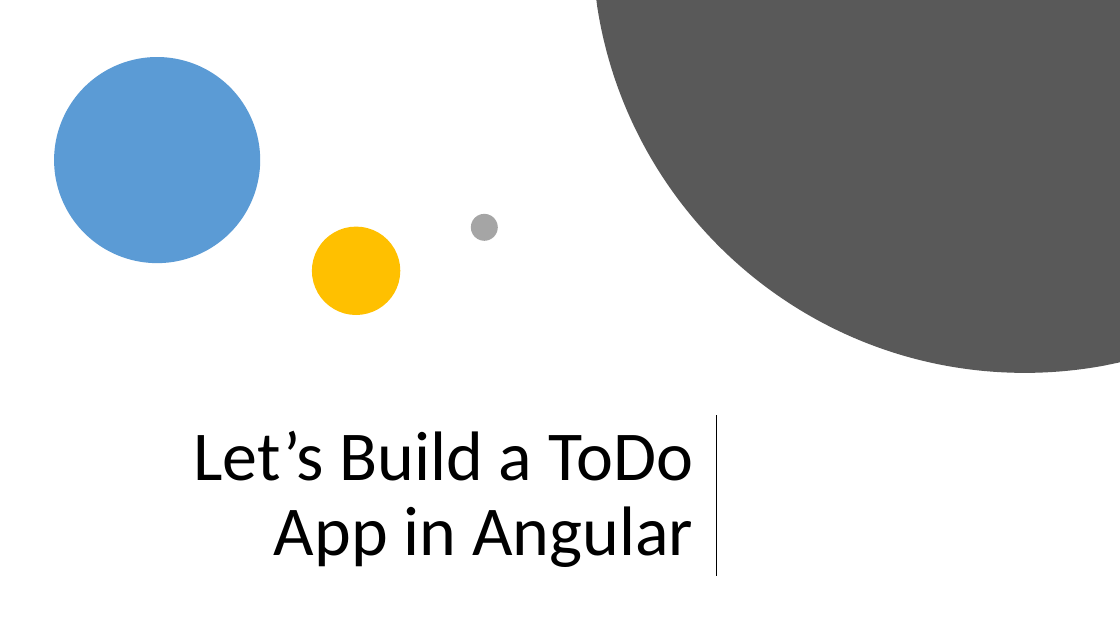
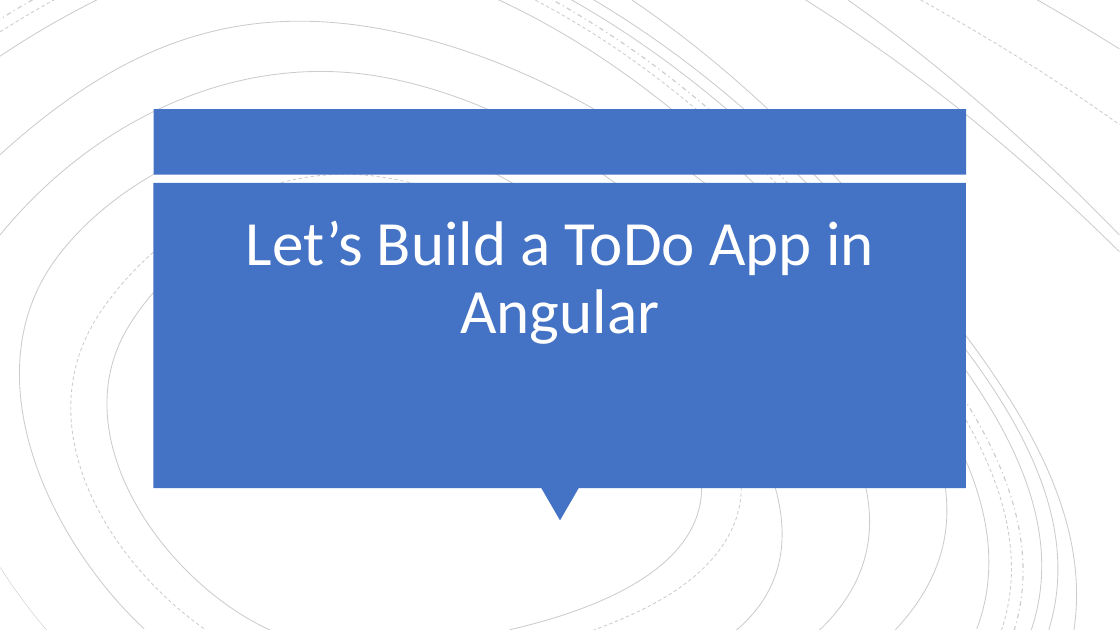
Before and after one commit to NickHodges/AngularToDo, a slide deck: slide 24 of slides/Angular101.pptx (slide 21 before the commit). Drawn at 1120x630 pixels with LibreOffice and Linux fonts; fonts in the diff are those of the drawing. Boxes give left, top, right and bottom in pixels: in the first picture for what was removed or moved away, otherwise in the second. Text is boxed around its words. In the diff, an @@ line names an element or a change of style, - is before the commit and + after.

```diff
--- a/slides/Angular101.pptx
+++ b/slides/Angular101.pptx
@@ freeform shape: place and size @@
-freeform shape at [597,0,1120,373]
+freeform shape at [594,0,1091,630]
@@ freeform shape at [594,0,1091,630]: fill #595959 to none; outline none to #000000 0.75 pt @@
@@ group added at [0,0,1120,630]: 18 freeform shapes @@
@@ ellipse removed at [54,57,260,263] @@
@@ rectangle added at [154,109,966,175], fill #4472C4 @@
@@ rectangle added at [154,183,966,488], fill #4472C4 @@
@@ title "Let’s Build a ToDo App ...": place and size @@
-title "Let’s Build a ToDo App ..." at [194,430,693,567]
+title "Let’s Build a ToDo App ..." at [246,221,874,344]
@@ title "Let’s Build a ToDo App ..." at [246,221,874,344]: size 60 to 54 pt, text colour #000000 to #FFFFFF; alignment right to centre; vertical alignment middle to bottom @@
@@ ellipse removed at [312,227,400,315] @@
@@ ellipse removed at [471,214,498,241] @@
@@ line removed from (717, 416) to (717, 576) @@
@@ triangle added at [541,488,579,520], fill #4472C4 @@
```
Also in this commit, not shown: 7 other slides changed, 3 slides added.
